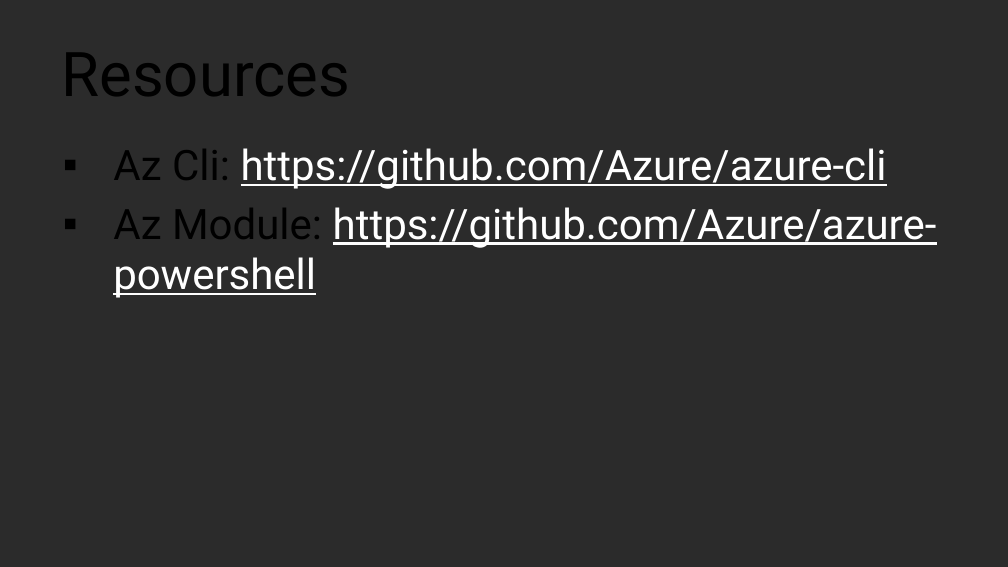
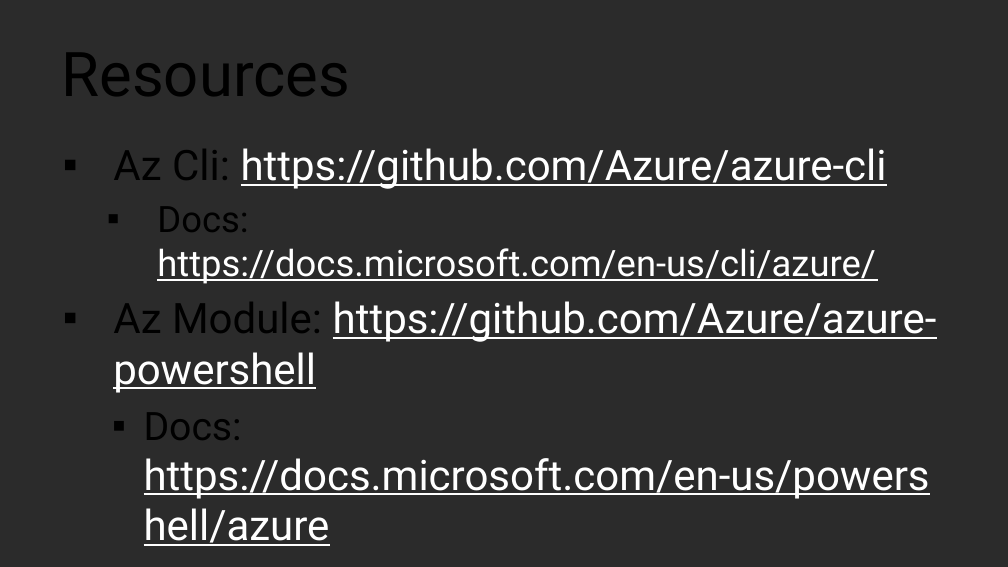
Before and after one commit to rchaganti/Presentations, a slide deck: slide 11 of ExpertsLiveIN2019/AzureAtTheCommandLine-Ravikanth.pptx (slide 10 before the commit). Drawn at 1008x567 pixels with LibreOffice and Linux fonts; fonts in the diff are those of the drawing; background and template pictures are left out; a plain dark background stands for a picture behind light text. Boxes give left, top, right and bottom in pixels: in the first picture for what was removed or moved away, otherwise in the second. Text is boxed around its words. In the diff, an @@ line names an element or a change of style, - is before the commit and + after.

```diff
--- a/ExpertsLiveIN2019/AzureAtTheCommandLine-Ravikanth.pptx
+++ b/ExpertsLiveIN2019/AzureAtTheCommandLine-Ravikanth.pptx
@@ text at box(157, 207, 876, 284): paragraph added @@
+    ▪ Docs: https://docs.microsoft.com/en-us/cli/azure/
@@ text at box(144, 413, 930, 546): paragraph added @@
+  ▪ Docs: https://docs.microsoft.com/en-us/powershell/azure
```
Also in this commit, not shown: 3 other slides changed, 1 slide added, 1 slide removed, 2 other files.
